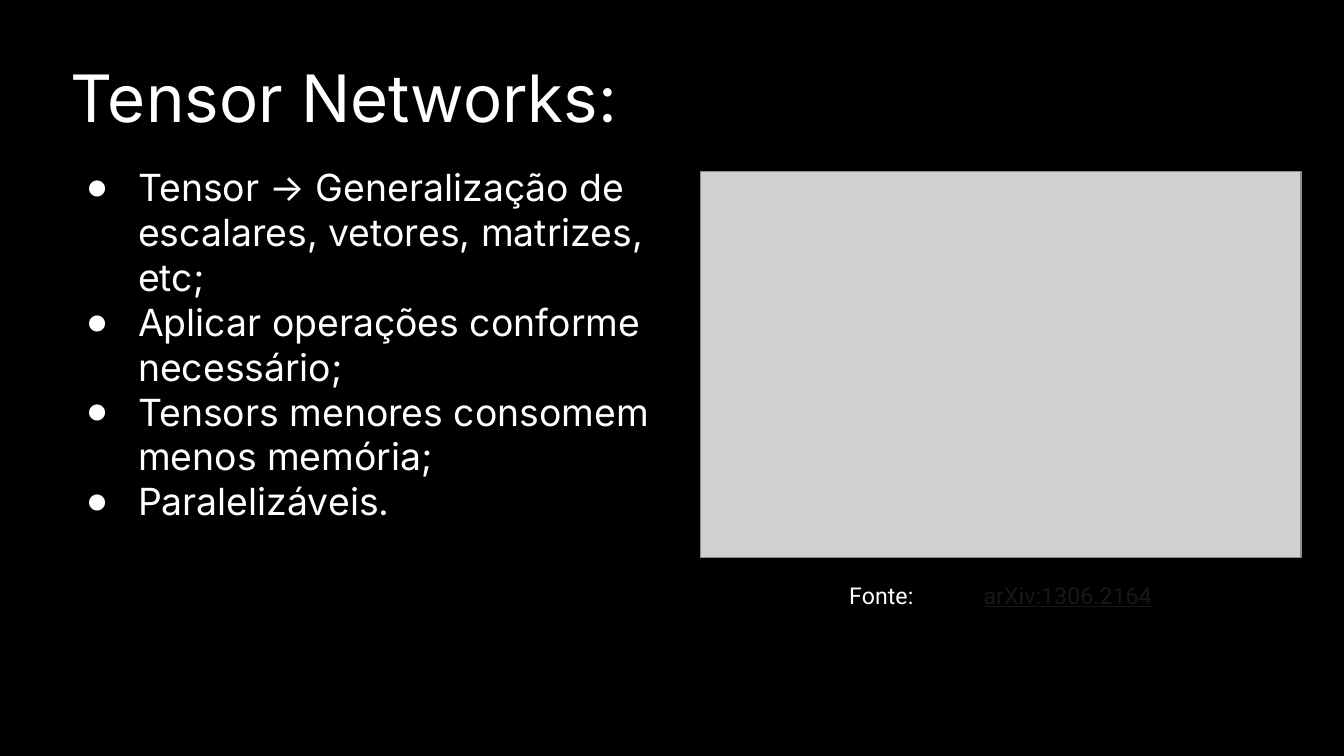
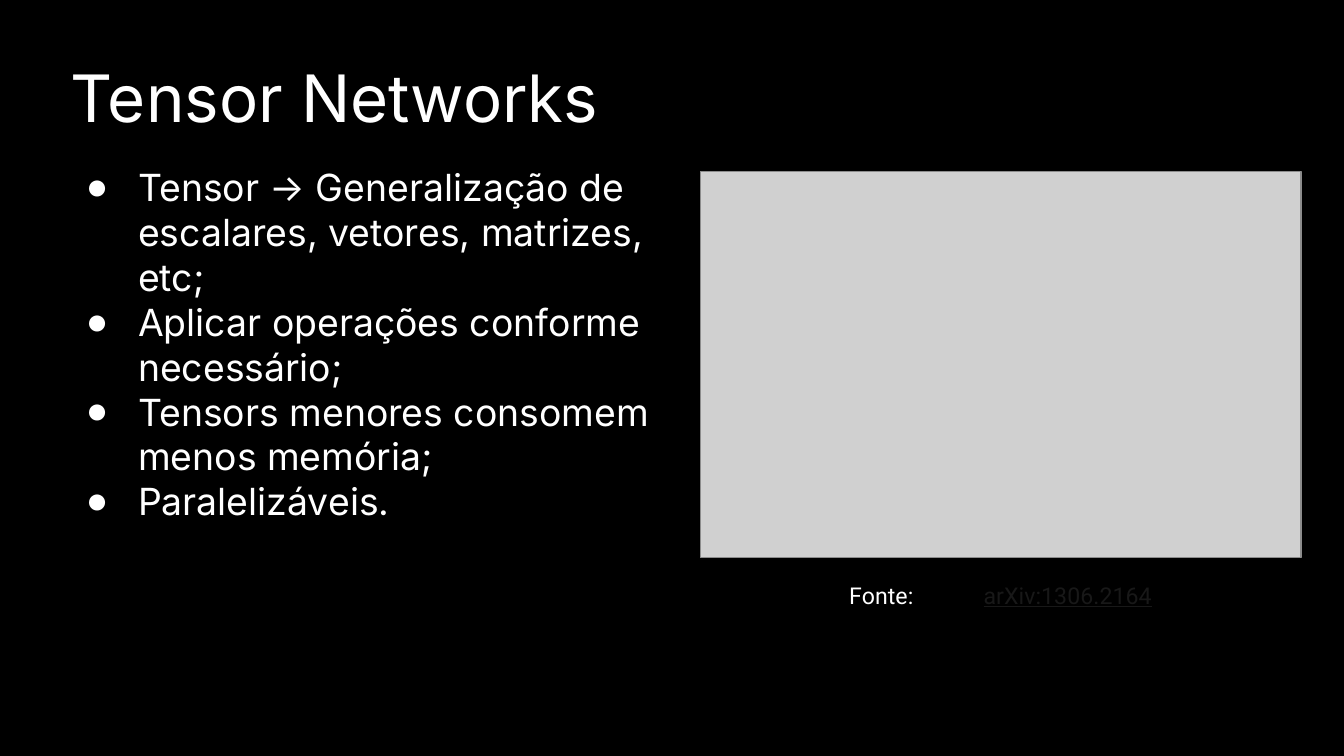
Before and after one commit to Dpbm/mestrado-aulas, a slide deck: slide 6 of algoritmos/projeto-seminario/Seminário.pptx. Drawn at 1344x756 pixels with LibreOffice and Linux fonts; fonts in the diff are those of the drawing; grey boxes stand for pictures. Boxes give left, top, right and bottom in pixels: in the first picture for what was removed or moved away, otherwise in the second. Text is boxed around its words. In the diff, an @@ line names an element or a change of style, - is before the commit and + after.

```diff
--- a/algoritmos/projeto-seminario/Seminário.pptx
+++ b/algoritmos/projeto-seminario/Seminário.pptx
@@ text at [71, 74, 598, 123]: text changed @@
-Tensor Networks:
+Tensor Networks
```
Also in this commit, not shown: 6 other slides changed, 1 slide removed, 1 other file.
